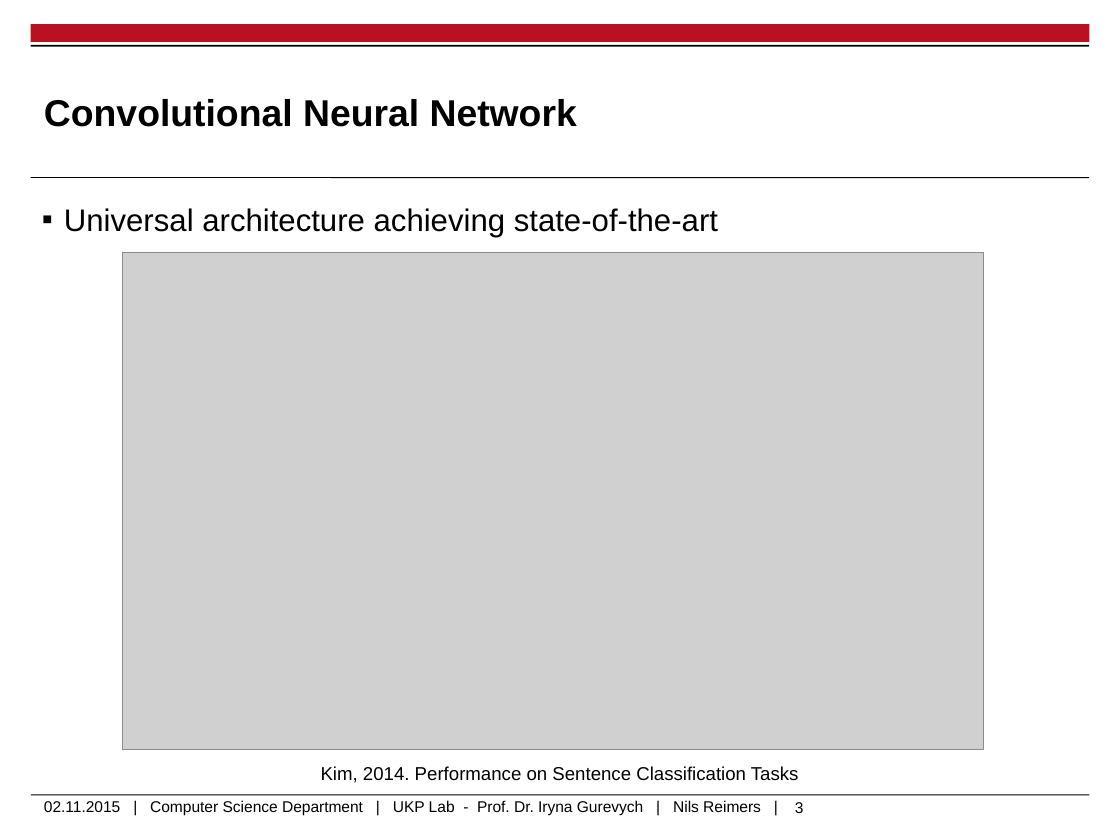
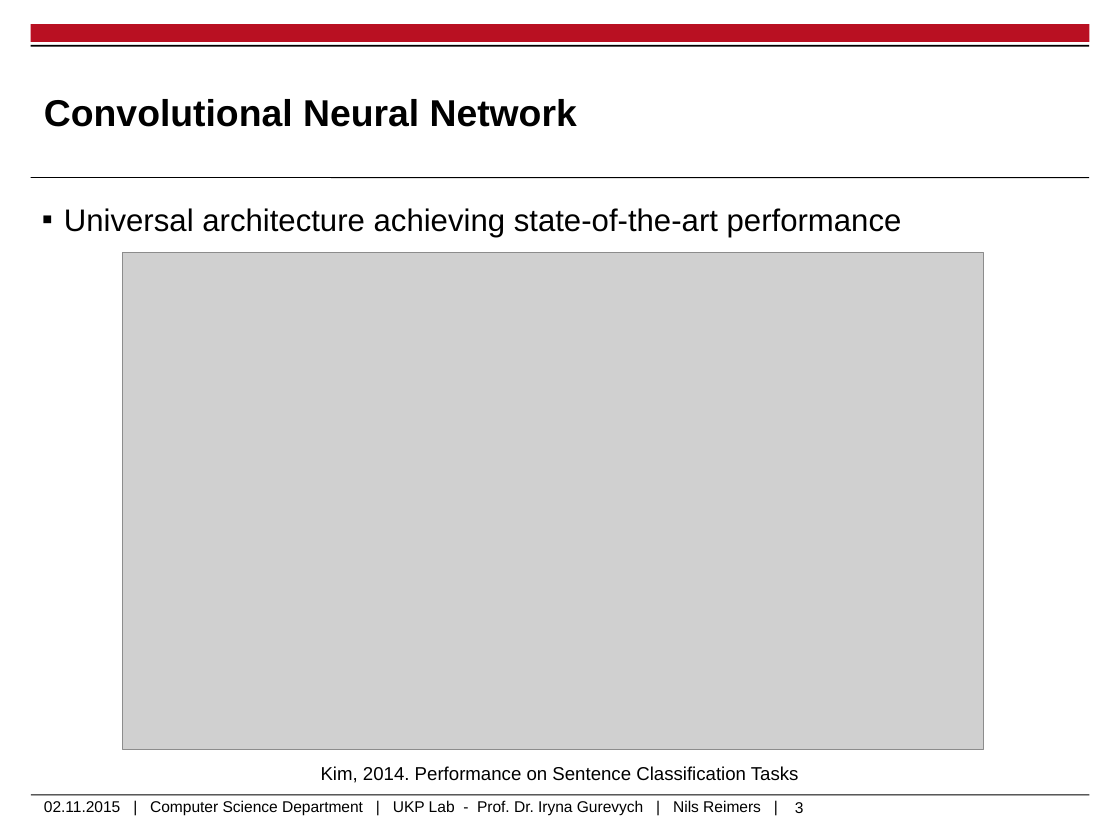
Before and after one commit to UKPLab/deeplearning4nlp-tutorial, a slide deck: slide 3 of 2015-10_Lecture/Lecture5/2015-11-02_Convolutional_NN.pptx. Drawn at 1120x840 pixels with LibreOffice and Linux fonts; fonts in the diff are those of the drawing; grey boxes stand for pictures; background and template pictures are left out. Boxes give left, top, right and bottom in pixels: in the first picture for what was removed or moved away, otherwise in the second. Text is boxed around its words. In the diff, an @@ line names an element or a change of style, - is before the commit and + after.

```diff
--- a/2015-10_Lecture/Lecture5/2015-11-02_Convolutional_NN.pptx
+++ b/2015-10_Lecture/Lecture5/2015-11-02_Convolutional_NN.pptx
@@ text at [64, 208, 902, 238]: text changed @@
-▪ Universal architecture achieving state-of-the-art
+▪ Universal architecture achieving state-of-the-art performance
```
Also in this commit, not shown: 4 other slides changed, 5 other files.
